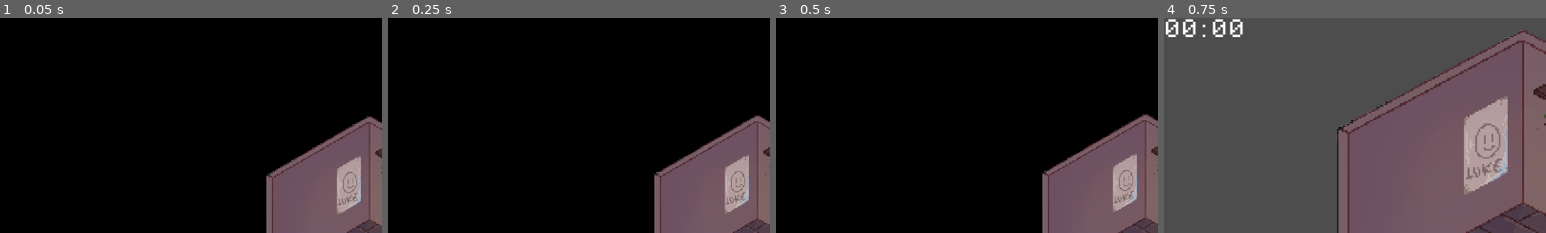
Above: before the commit, frames 1-4 (left to right).
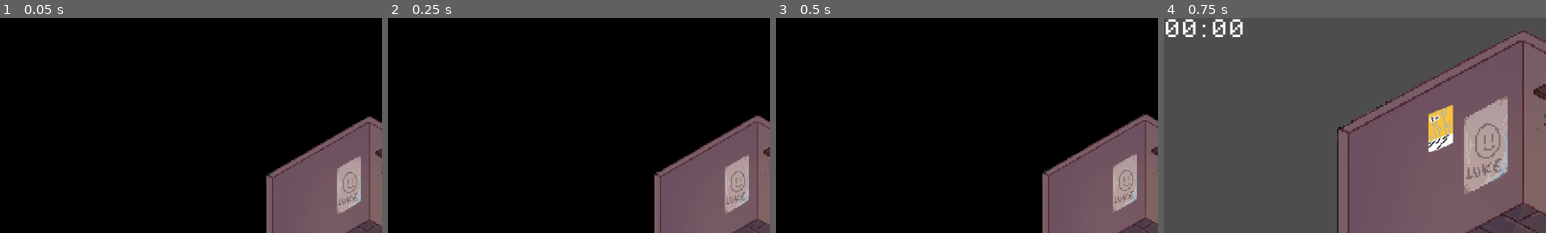
Above: after the commit, the same moments.

Repository: lukeslater0961/portfolio
Game: Godot game, scene res://assets/scenes/MainMenu.tscn
Two runs of this game, one before a commit and one after it. Both use one fixed random seed, a clock stepped at 60 frames per second and the inputs below.
Inputs:
- Up to frame 1 (0.05 s): no input
- Up to frame 2 (0.25 s): no input
- Up to frame 3 (0.5 s): no input
- Up to frame 4 (0.75 s): tap Space at 0.5 s; hold Right (ui_right) from 0.53 s (still down); hold E from 0.53 s (still down)
The pictures show only the part of the screen within x 0-50%, y 0-50%; the shares and areas given below are measured in that part.

Frames 1-3 are identical in both runs. In frame 4, 1.2% of the frame differs, in the area x 69-76%, y 40-63%.

Commit message:
started adding decoration posters

Diff:
--- a/assets/scenes/Bedroom.tscn
+++ b/assets/scenes/Bedroom.tscn
@@ -8,6 +8,7 @@
 [ext_resource type="PackedScene" uid="uid://l8igebdgb15a" path="res://assets/scenes/player.tscn" id="6_0pqu7"]
 [ext_resource type="PackedScene" uid="uid://b8q6y6orwhume" path="res://assets/scenes/dialog_box.tscn" id="7_cfils"]
 [ext_resource type="PackedScene" uid="uid://d2mtonk1esrrs" path="res://assets/scenes/fade_transition.tscn" id="8_0uno5"]
+[ext_resource type="Texture2D" uid="uid://2eg05bta0l71" path="res://assets/sprites/origins_of_symmetry_2.png" id="9_4ajab"]
 
 [sub_resource type="TileSetAtlasSource" id="TileSetAtlasSource_v4gho"]
 texture = ExtResource("2_ke20g")
@@ -299,3 +300,8 @@
 offset_top = -1.0
 offset_right = 1.0
 offset_bottom = -1.0
+
+[node name="OriginsOfSymmetry2" type="Sprite2D" parent="."]
+position = Vector2(460, 166)
+scale = Vector2(1.22656, 1.35547)
+texture = ExtResource("9_4ajab")
Not shown: 1 places in assets/scenes/Bedroom.tscn that only renumber resources
Binary file added: assets/sprites/origins_of_symmetry_2.png
Not shown, added: assets/sprites/origins_of_symmetry_2.png.import
